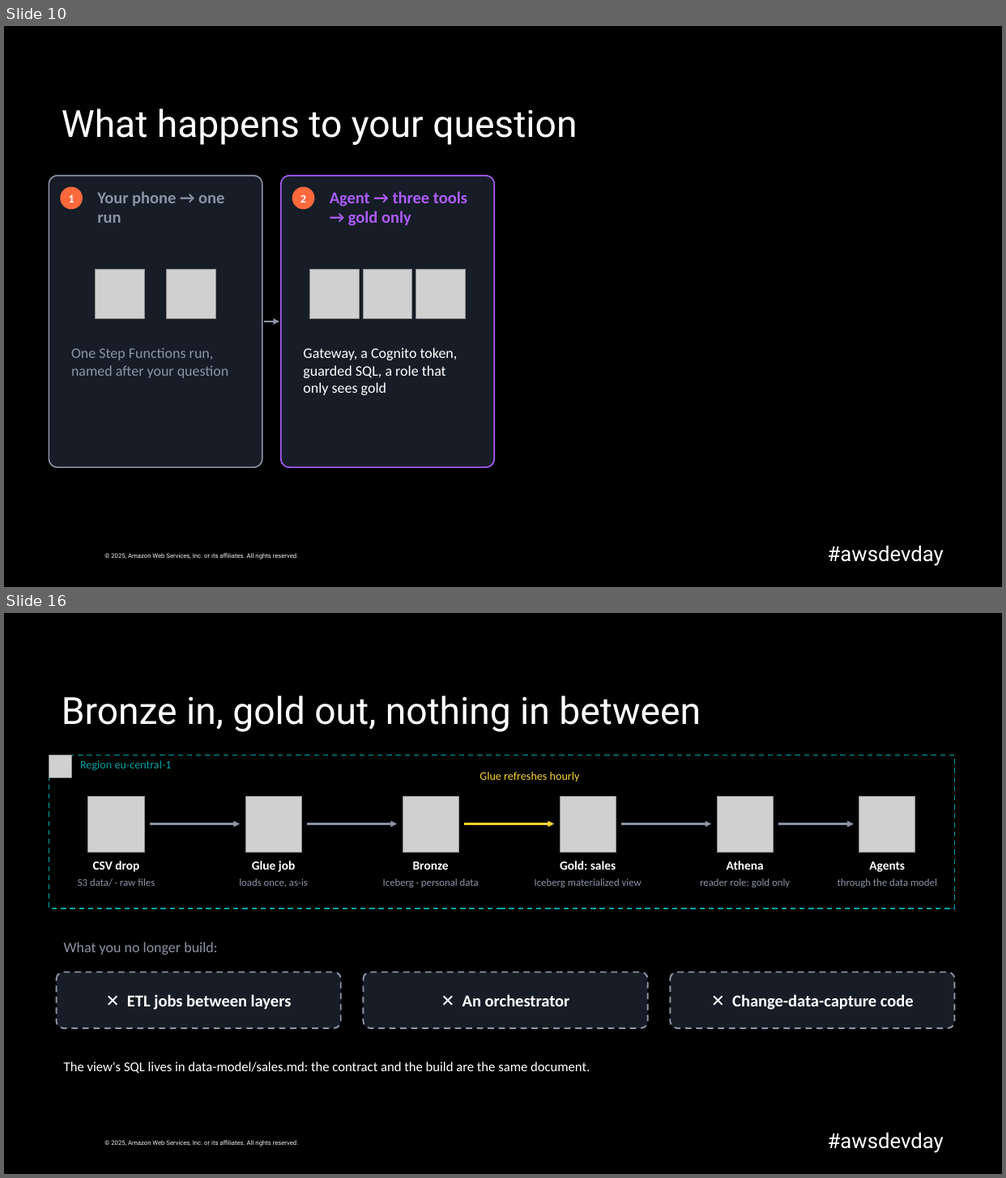
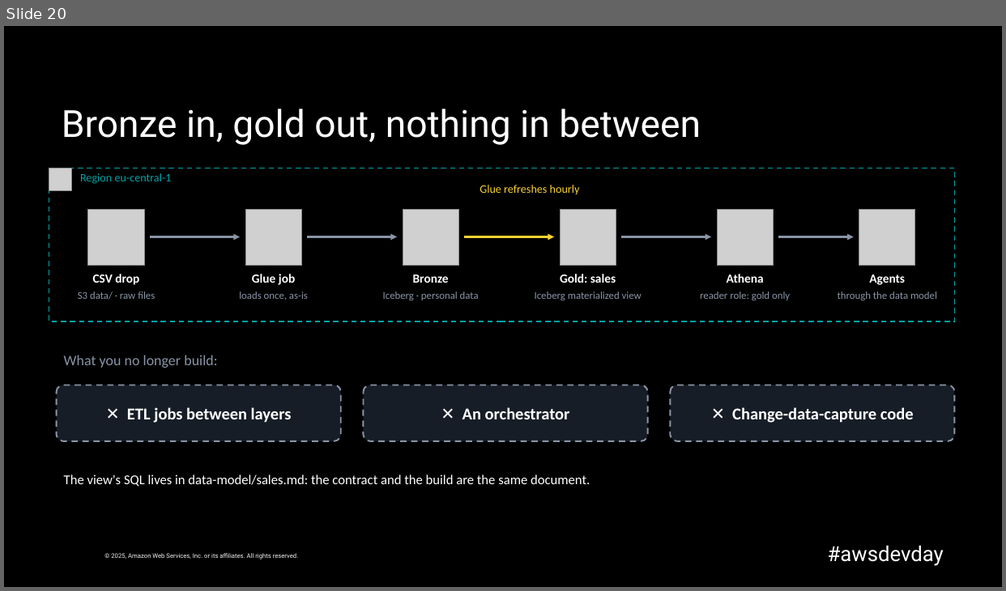
Before and after one commit to caroline-cah/lakehouse-harness, a slide deck: talk/harness-engineering-live.pptx. Shown one above the other, each under a label of ours: slides 10 and 16 before the commit, slide 20 after it; the slides between them are not shown. The pictures are 1006x1178 and 1006x591 pixels, drawn with LibreOffice and Linux fonts; fonts in the diff are those of the drawing; grey boxes stand for pictures; background and template pictures are left out. Boxes give left, top, right and bottom in pixels: in the first picture for what was removed or moved away, otherwise in the second. Text is boxed around its words. In the diff, an @@ line names an element or a change of style, - is before the commit and + after.

```diff
--- a/talk/harness-engineering-live.pptx
+++ b/talk/harness-engineering-live.pptx
@@ slide 10 removed at <box>4,26,1002,587</box>, background #000000; not listed: 2 template elements that a slide beside it also shows @@
@@ title removed at <box>62,109,577,145</box> @@
-What happens to your question
@@ rounded rectangle removed at <box>49,176,262,467</box> @@
@@ ellipse removed at <box>60,187,83,209</box> @@
-1
@@ text removed at <box>97,191,224,223</box> @@
-Your phone → one run
@@ rounded rectangle removed at <box>281,176,494,467</box> @@
@@ ellipse removed at <box>292,187,315,209</box> @@
-2
@@ text removed at <box>330,191,467,226</box> @@
-Agent → three tools → gold only
@@ picture removed at <box>96,269,145,318</box> @@
@@ picture removed at <box>167,269,216,318</box> @@
@@ picture removed at <box>309,269,359,318</box> @@
@@ picture removed at <box>363,269,412,318</box> @@
@@ picture removed at <box>416,269,466,318</box> @@
@@ arrow removed from (264, 322) to (279, 322) @@
@@ text removed at <box>71,348,229,378</box> @@
-One Step Functions run, named after your question
@@ text removed at <box>303,348,458,395</box> @@
-Gateway, a Cognito token, guarded SQL, a role that only sees gold
@@ what was slide 16 is now slide 20 @@
```
Also in this commit, not shown: 16 slides changed, 16 slides added, 19 other slides removed, 2 other files.
